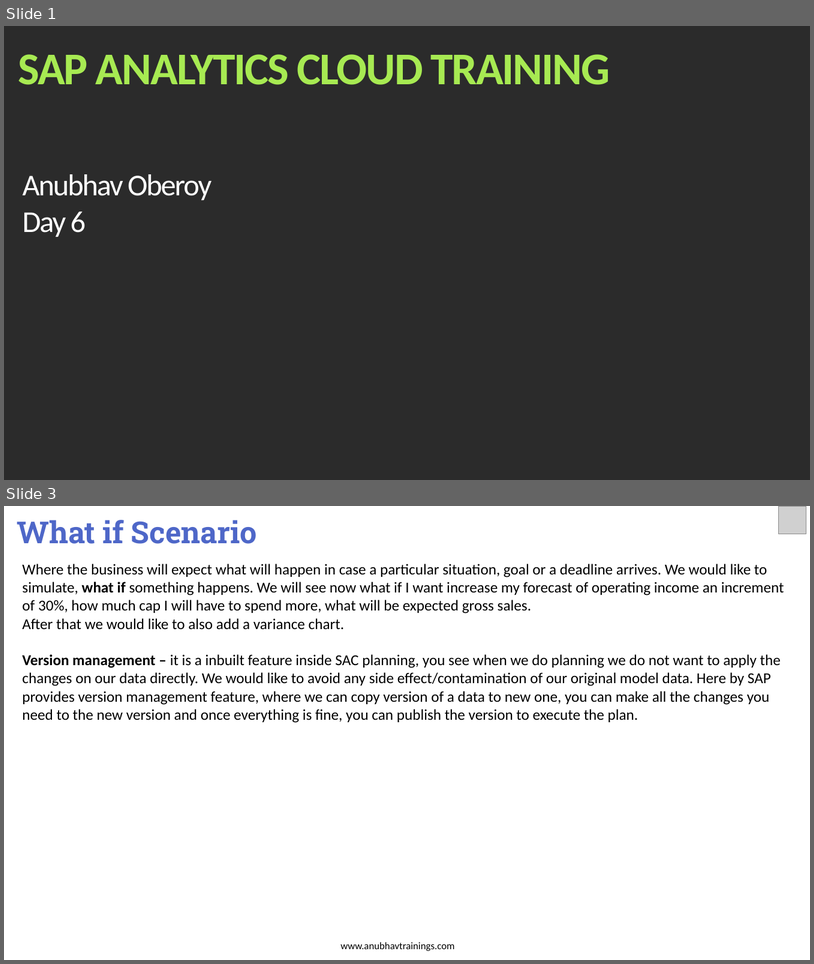
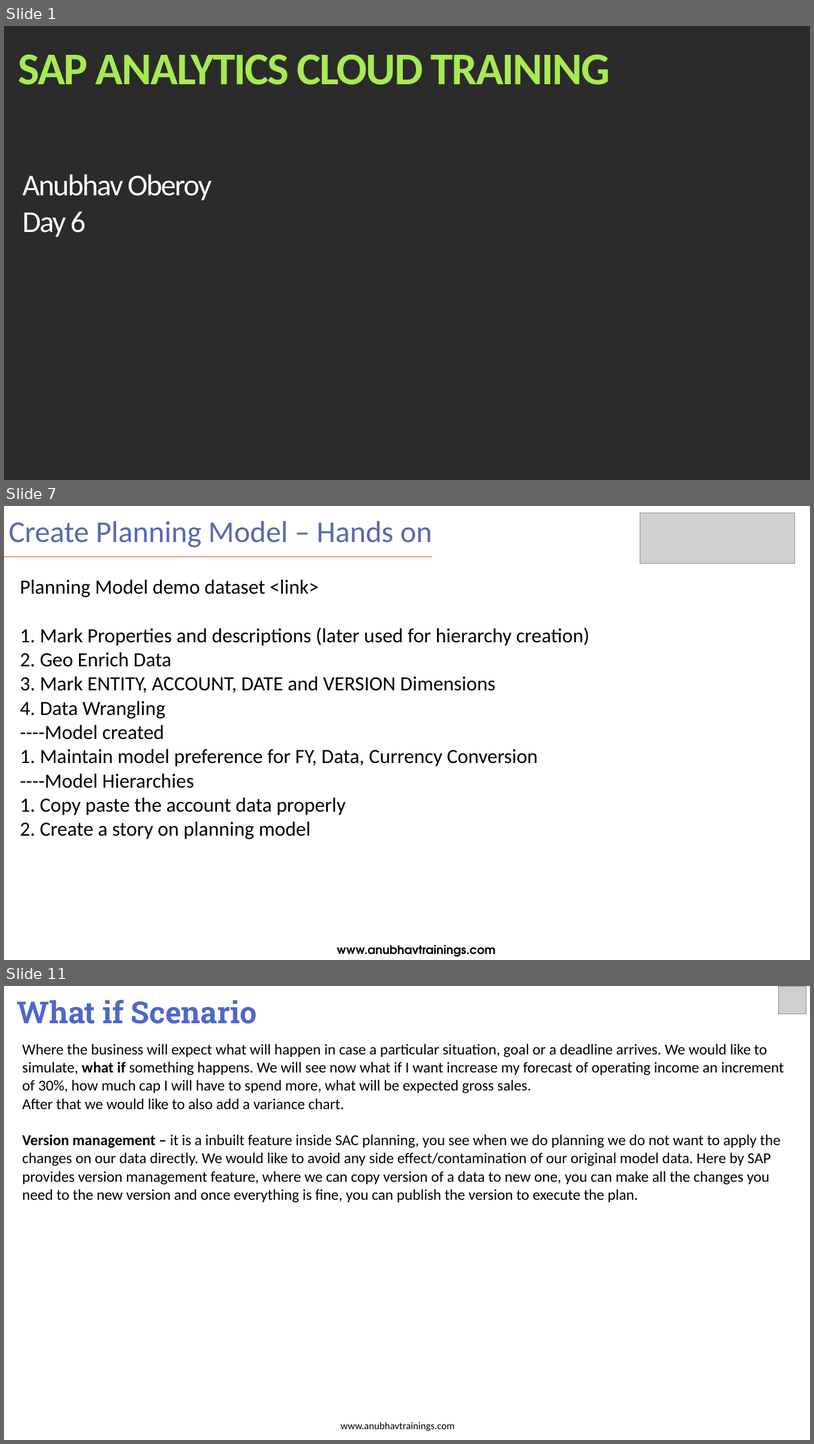
Before and after one commit to soyuztechnologies/SAC_merckgroup, a slide deck: day 6/SAC_Training Day 6.pptx. Shown one above the other, each under a label of ours: slides 1 and 3 before the commit, slides 1, 7 and 11 after it; the slides between them are not shown. The pictures are 814x964 and 814x1444 pixels, drawn with LibreOffice and Linux fonts; fonts in the diff are those of the drawing; grey boxes stand for pictures; background and template pictures are left out; a plain dark background stands for a picture behind light text. Boxes give left, top, right and bottom in pixels: in the first picture for what was removed or moved away, otherwise in the second. Text is boxed around its words. In the diff, an @@ line names an element or a change of style, - is before the commit and + after.

```diff
--- a/day 6/SAC_Training Day 6.pptx
+++ b/day 6/SAC_Training Day 6.pptx
@@ slide 7 added at (4, 506, 810, 960), background #FFFFFF @@
@@ title added at (9, 521, 432, 547), 36 pt, text #5968B0 @@
+Create Planning Model – Hands on
@@ picture added at (641, 513, 795, 564) @@
@@ line added from (4, 557) to (433, 557), #F14124 1 pt @@
@@ text added at (20, 579, 590, 839), 24 pt, text #000000 @@
+Planning Model demo dataset <link>
+1. Mark Properties and descriptions (later used for hierarchy creation)
+2. Geo Enrich Data
+3. Mark ENTITY, ACCOUNT, DATE and VERSION Dimensions
+4. Data Wrangling
+----Model created
+1. Maintain model preference for FY, Data, Currency Conversion
+----Model Hierarchies
+1. Copy paste the account data properly
+2. Create a story on planning model
@@ text added at (337, 945, 496, 957), 14 pt, text #000000, bold @@
+www.anubhavtrainings.com
@@ what was slide 3 is now slide 11 @@
```
Also in this commit, not shown: 1 slide changed, 7 other slides added, 5 other files.
